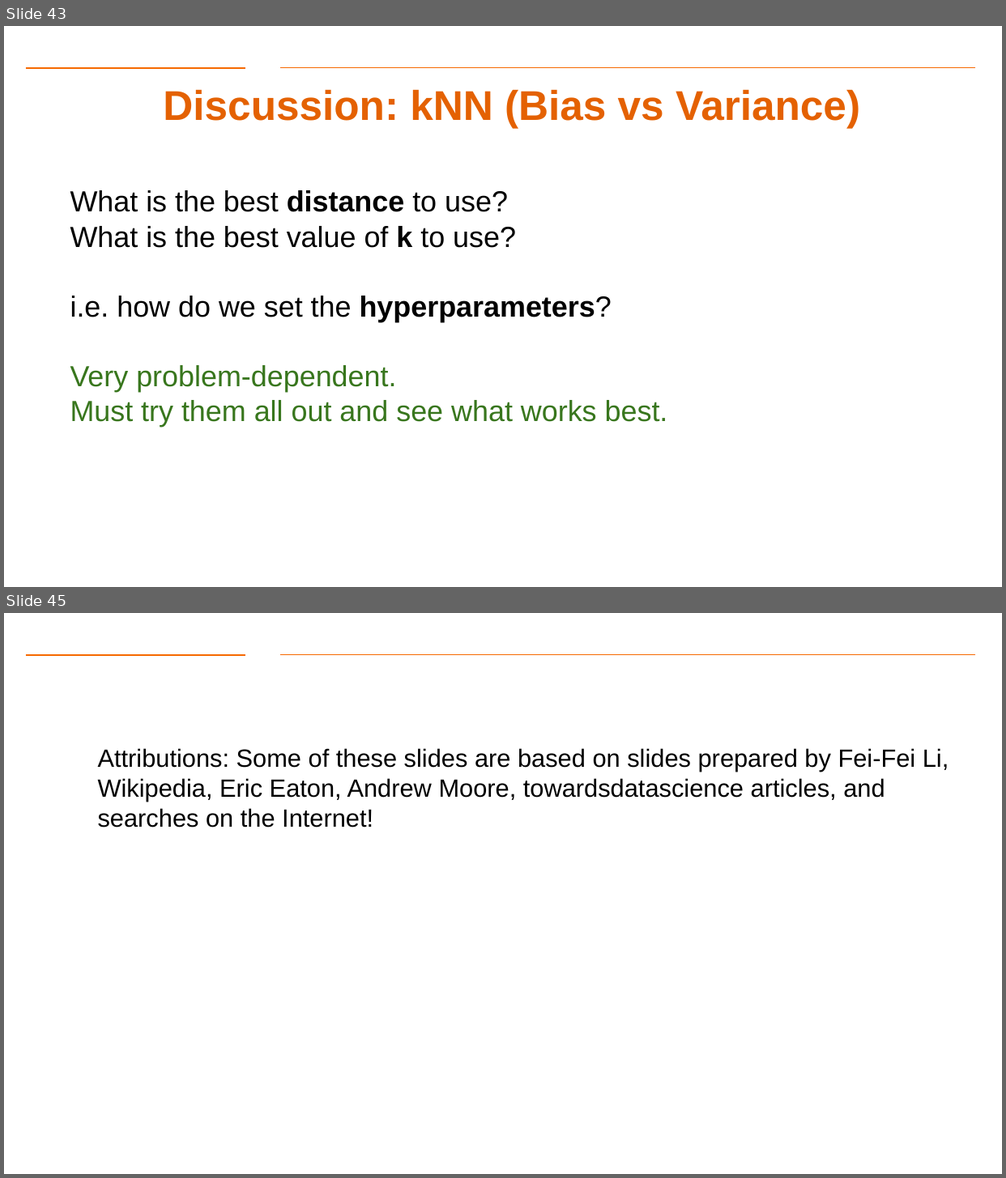
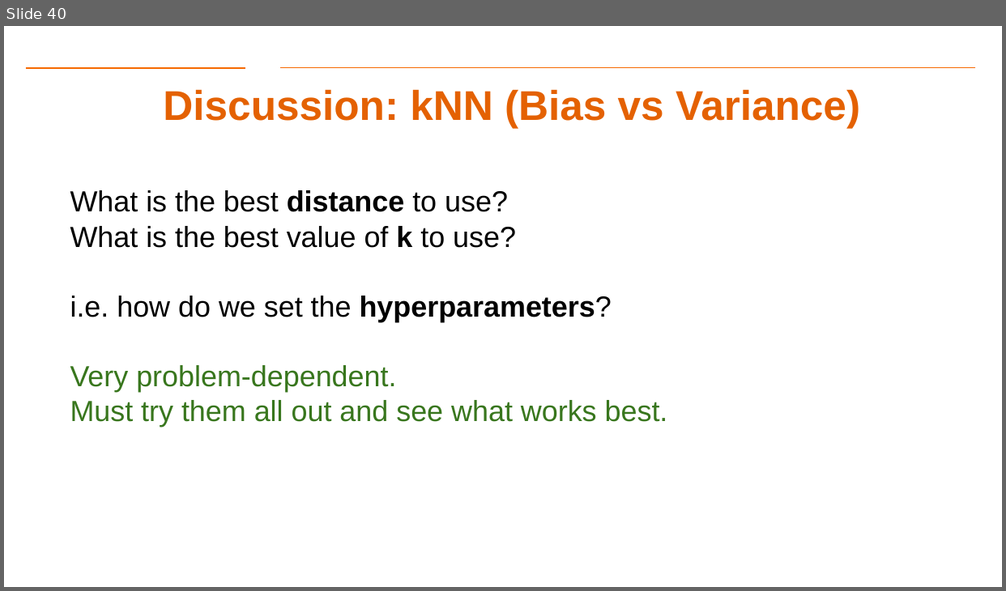
Before and after one commit to aiforsec/RIT-DSCI-633-FDS, a slide deck: Syllabus/Lecture08/Lec08.pptx. Shown one above the other, each under a label of ours: slides 43 and 45 before the commit, slide 40 after it; the slides between them are not shown. The pictures are 1006x1178 and 1006x591 pixels, drawn with LibreOffice and Linux fonts; fonts in the diff are those of the drawing; background and template pictures are left out. Boxes give left, top, right and bottom in pixels: in the first picture for what was removed or moved away, otherwise in the second. Text is boxed around its words. In the diff, an @@ line names an element or a change of style, - is before the commit and + after.

```diff
--- a/Syllabus/Lecture08/Lec08.pptx
+++ b/Syllabus/Lecture08/Lec08.pptx
@@ slide 45 removed at [4, 613, 1002, 1174], background #FFFFFF; not listed: 2 template elements that a slide beside it also shows @@
@@ text removed at [98, 748, 949, 828] @@
-  Attributions: Some of these slides are based on slides prepared by Fei-Fei Li, Wikipedia, Eric Eaton, Andrew Moore, towardsdatascience articles, and searches on the Internet!
@@ what was slide 43 is now slide 40 @@
```
Also in this commit, not shown: 3 slides changed, 4 other slides removed, 1 other file.
